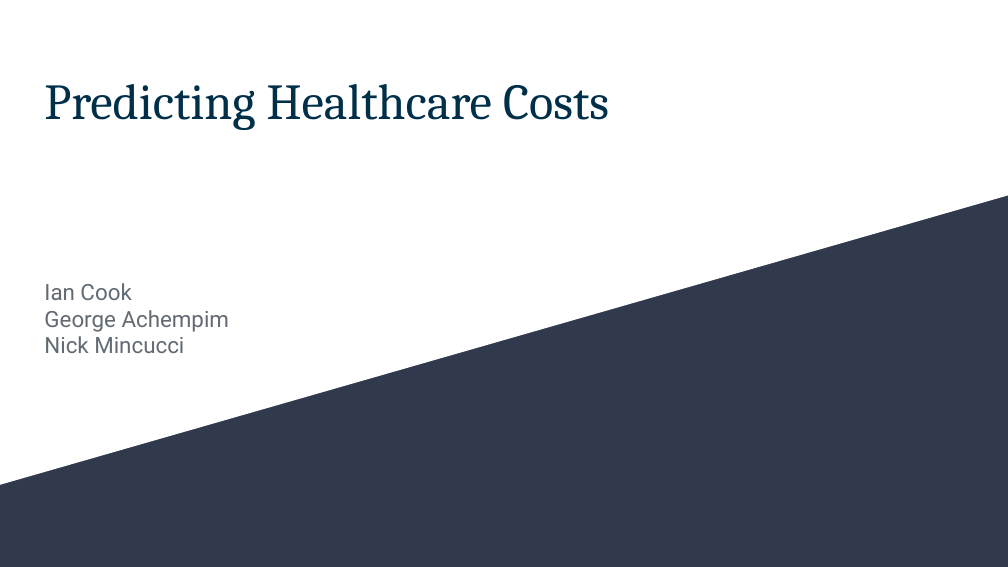
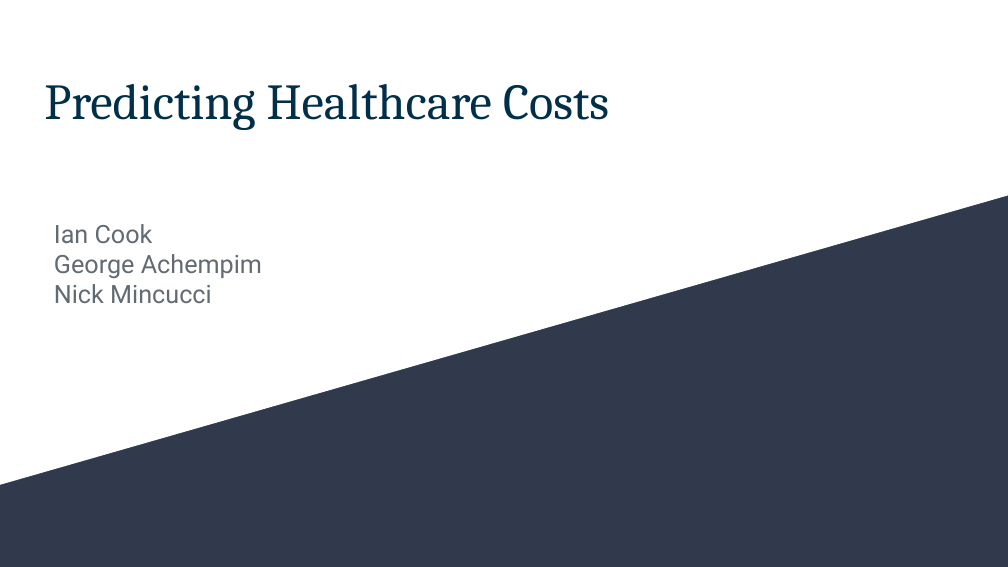
Before and after one commit to Achempim/Project-4-Team-2, a slide deck: slide 1 of Predicting Healthcare Costs powerpoint.pptx. Drawn at 1008x567 pixels with LibreOffice and Linux fonts; fonts in the diff are those of the drawing. Boxes give left, top, right and bottom in pixels: in the first picture for what was removed or moved away, otherwise in the second. Text is boxed around its words. In the diff, an @@ line names an element or a change of style, - is before the commit and + after.

```diff
--- a/Predicting Healthcare Costs powerpoint.pptx
+++ b/Predicting Healthcare Costs powerpoint.pptx
@@ subtitle "Ian Cook": place and size @@
-subtitle "Ian Cook" at bbox=[44, 283, 230, 353]
+subtitle "Ian Cook" at bbox=[54, 224, 262, 303]
@@ subtitle "Ian Cook" at bbox=[54, 224, 262, 303]: size 16 to 18 pt; vertical alignment top to middle @@
```
Also in this commit, not shown: 7 other slides changed, 2 other files.
